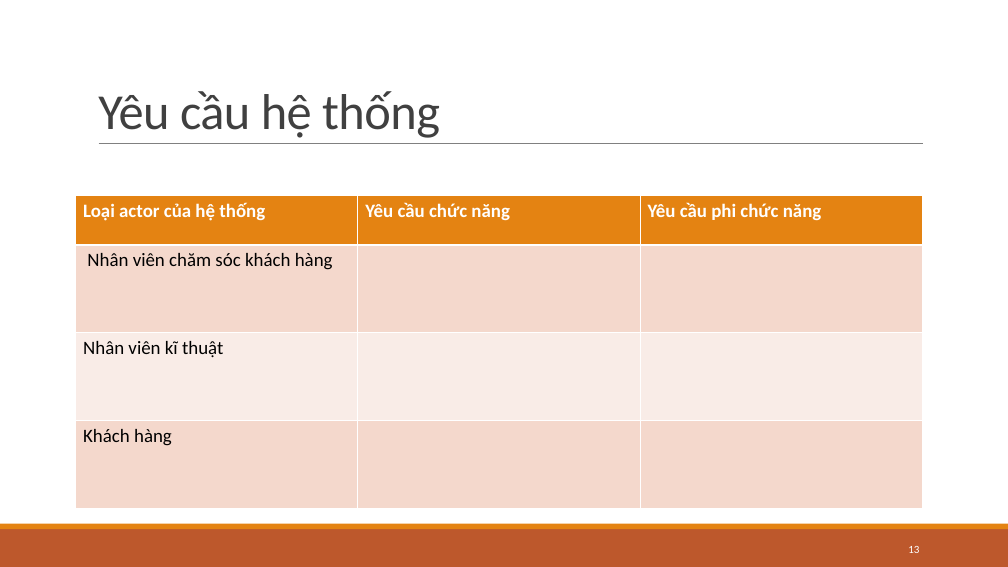
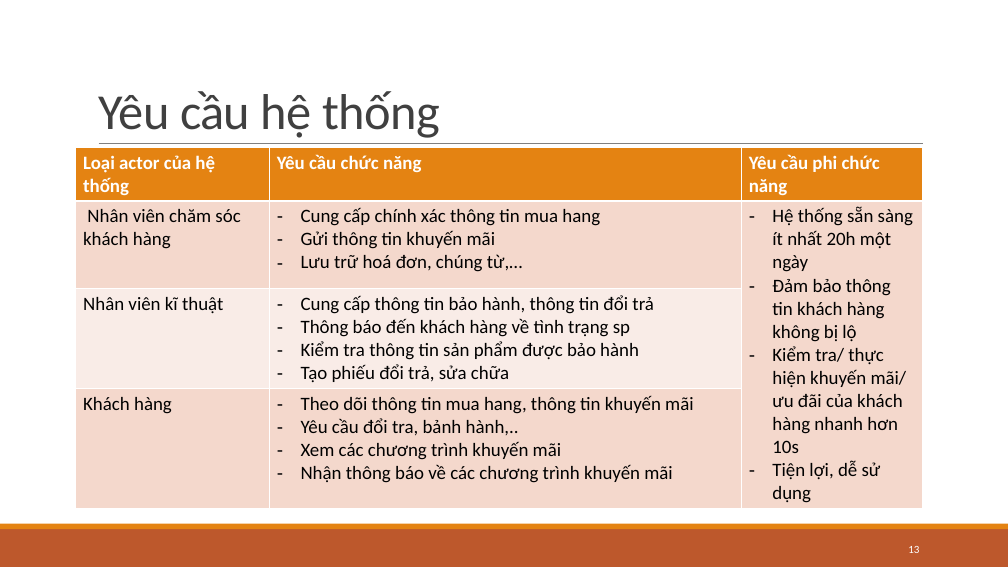
Before and after one commit to trandinhlam/master_2nd_semester, a slide deck: slide 13 of HoachDinhChienLuoc/DoAnHoachDinhChienLuoc.pptx. Drawn at 1008x567 pixels with LibreOffice and Linux fonts; fonts in the diff are those of the drawing; background and template pictures are left out. Boxes give left, top, right and bottom in pixels: in the first picture for what was removed or moved away, otherwise in the second. Text is boxed around its words. In the diff, an @@ line names an element or a change of style, - is before the commit and + after.

Commit message:
update slide

```diff
--- a/HoachDinhChienLuoc/DoAnHoachDinhChienLuoc.pptx
+++ b/HoachDinhChienLuoc/DoAnHoachDinhChienLuoc.pptx
@@ table at (76, 147, 923, 507) @@
-row 2, column 2: 
+row 2, column 2: Cung cấp chính xác thông tin mua hang / Gửi thông tin khuyến mãi / Lưu trữ hoá đơn, chúng từ,…
-row 2, column 3: 
+row 2, column 3: Hệ thống sẵn sàng ít nhất 20h một ngày / Đảm bảo thông tin khách hàng không bị lộ / Kiểm tra/ thực hiện khuyến mãi/ ưu đãi của khách hàng nhanh hơn 10s / Tiện lợi, dễ sử dụng
-row 3, column 2: 
+row 3, column 2: Cung cấp thông tin bảo hành, thông tin đổi trả / Thông báo đến khách hàng về tình trạng sp / Kiểm tra thông tin sản phẩm được bảo hành / Tạo phiếu đổi trả, sửa chữa
-row 4, column 2: 
+row 4, column 2: Theo dõi thông tin mua hang, thông tin khuyến mãi / Yêu cầu đổi tra, bảnh hành,.. / Xem các chương trình khuyến mãi / Nhận thông báo về các chương trình khuyến mãi
@@ table: place and size @@
-table at (76, 196, 922, 509)
+table at (76, 147, 923, 507)
```
Also in this commit, not shown: 1 slide added.
